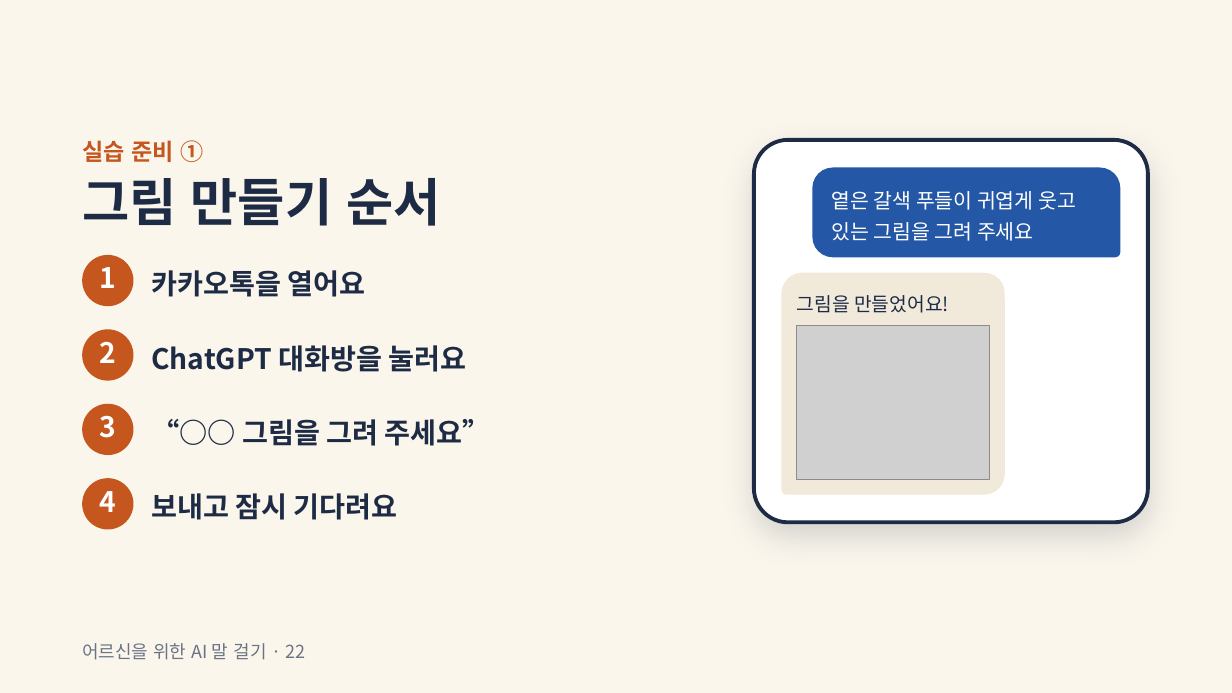
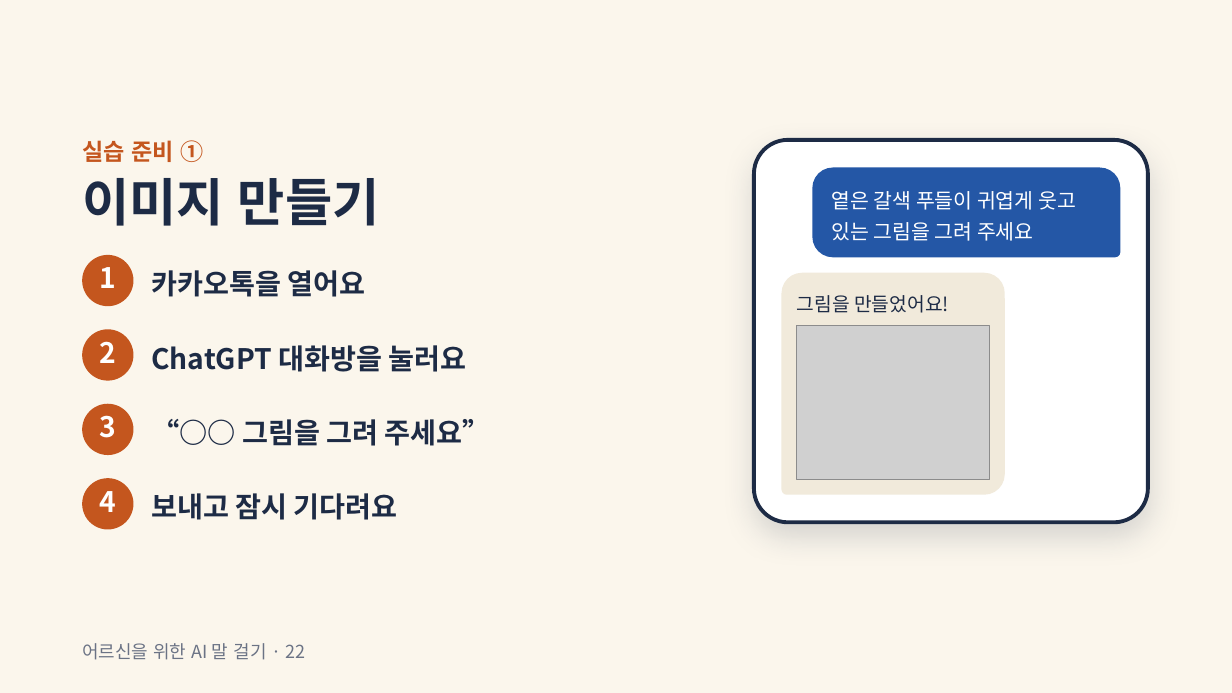
Before and after one commit to bbkilhyun0814-collab/---, a slide deck: slide 10 of ppt/ai와 함께 (카톡 챗GPT).pptx. Drawn at 1232x693 pixels with LibreOffice and Linux fonts; fonts in the diff are those of the drawing; grey boxes stand for pictures. Boxes give left, top, right and bottom in pixels: in the first picture for what was removed or moved away, otherwise in the second. Text is boxed around its words. In the diff, an @@ line names an element or a change of style, - is before the commit and + after.

```diff
--- a/ppt/ai와 함께 (카톡 챗GPT).pptx
+++ b/ppt/ai와 함께 (카톡 챗GPT).pptx
@@ title at [82, 178, 380, 226]: text changed @@
-그림 만들기 순서
+이미지 만들기
```
